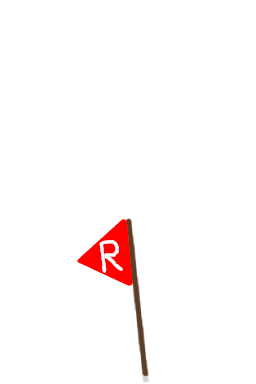
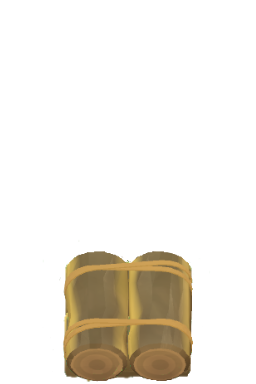
The second 256px x 384px image is a revision of the first. Changes to its layers:
hid "Layer #12" over <box>76,218,150,383</box>
added layer "Pasted Layer #2" above "Layer #14" over <box>42,250,200,382</box>
added layer "Layer #14" over <box>63,239,210,382</box>
